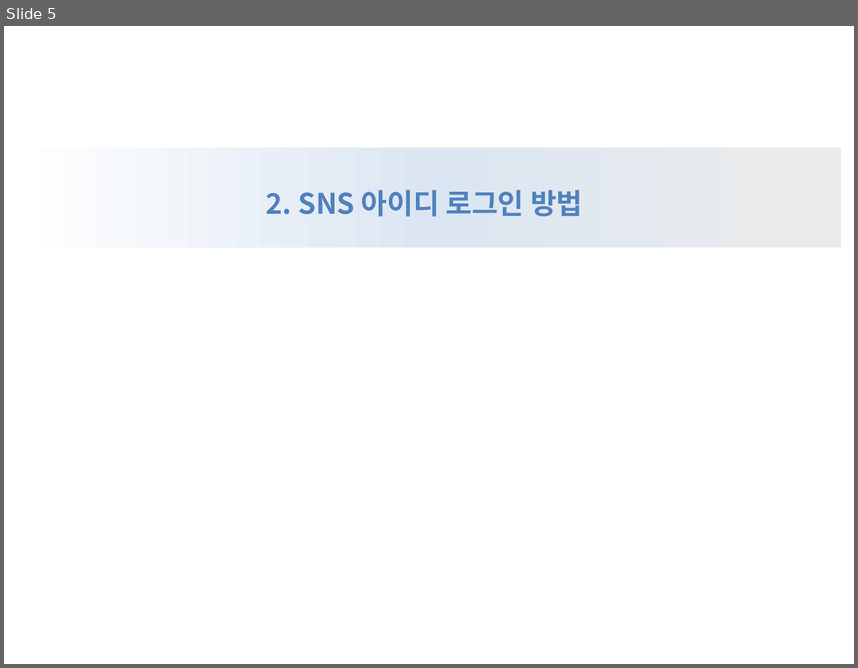
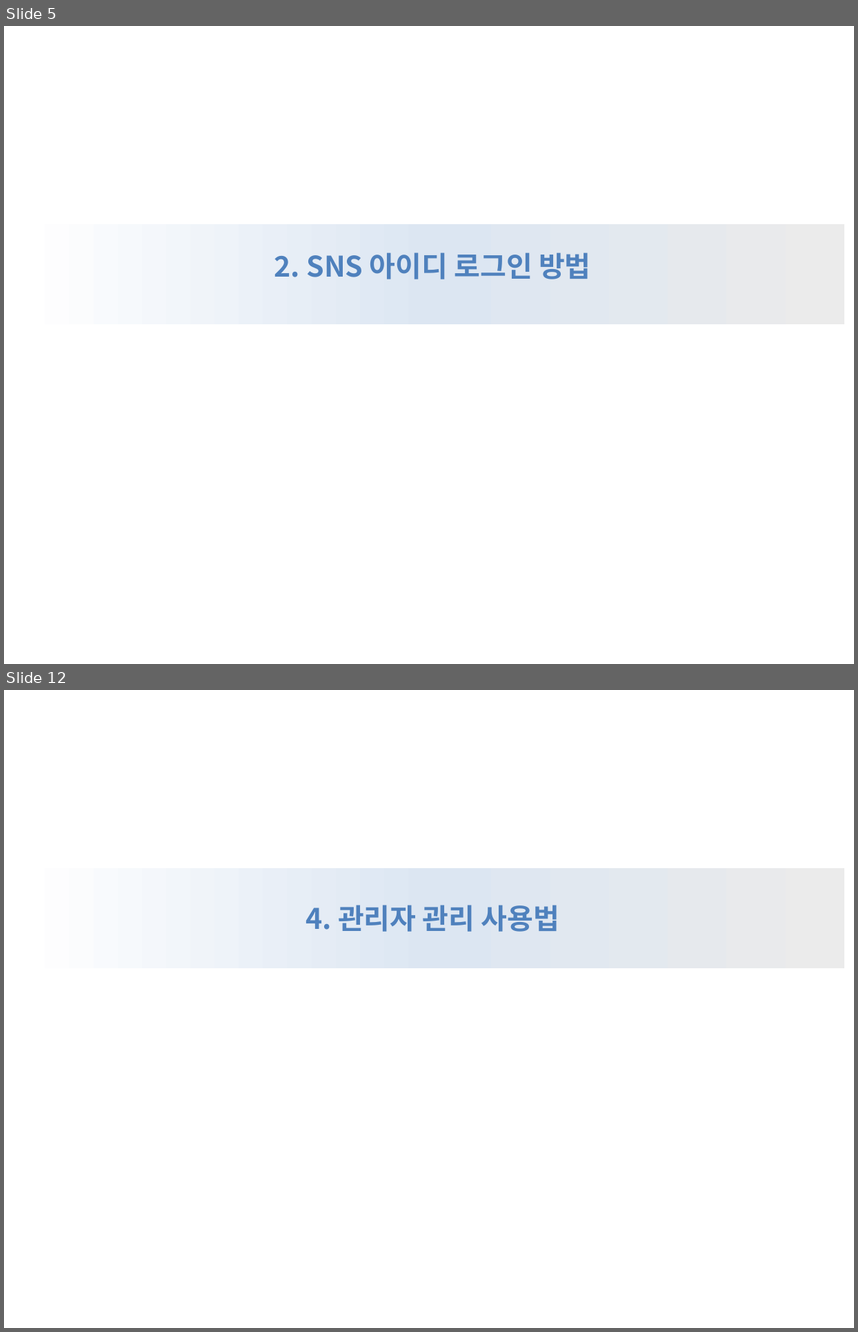
Before and after one commit to miniplugin/human, a slide deck: git_img/projectv1.1_manual.pptx. Shown one above the other, each under a label of ours: slide 5 before the commit, slides 5 and 12 after it; the slides between them are not shown. The pictures are 858x668 and 858x1332 pixels, drawn with LibreOffice and Linux fonts; fonts in the diff are those of the drawing. Boxes give left, top, right and bottom in pixels: in the first picture for what was removed or moved away, otherwise in the second. Text is boxed around its words. In the diff, an @@ line names an element or a change of style, - is before the commit and + after.

```diff
--- a/git_img/projectv1.1_manual.pptx
+++ b/git_img/projectv1.1_manual.pptx
@@ slide 12 added at [4,690,854,1328], background #FFFFFF @@
@@ rectangle added at [21,867,844,968], fill gradient #FFFFFF to #DCE6F2 to #EBEBEB @@
@@ text added at [306,905,559,931], 24 pt, text #4F81BD, bold @@
+4. 관리자 관리 사용법
@@ slide 5 changed as well @@
@@ rectangle: place and size @@
-rectangle at [16,147,840,248]
+rectangle at [21,224,844,324]
@@ text "2. SNS 아이디 로그인 방법": place and size @@
-text "2. SNS 아이디 로그인 방법" at [266,190,583,216]
+text "2. SNS 아이디 로그인 방법" at [274,252,591,279]
@@ text "2. SNS 아이디 로그인 방법" at [274,252,591,279]: indent changed @@
```
Also in this commit, not shown: 3 other slides changed, 23 other slides added, 3 slides removed, 1 other file.
